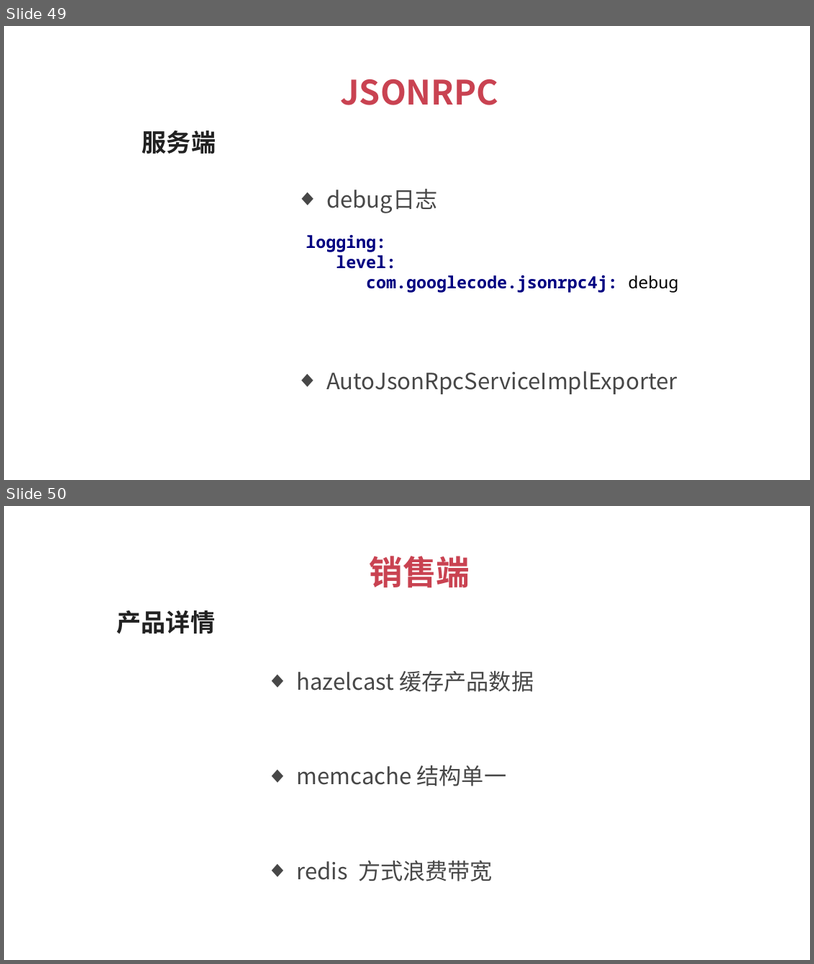
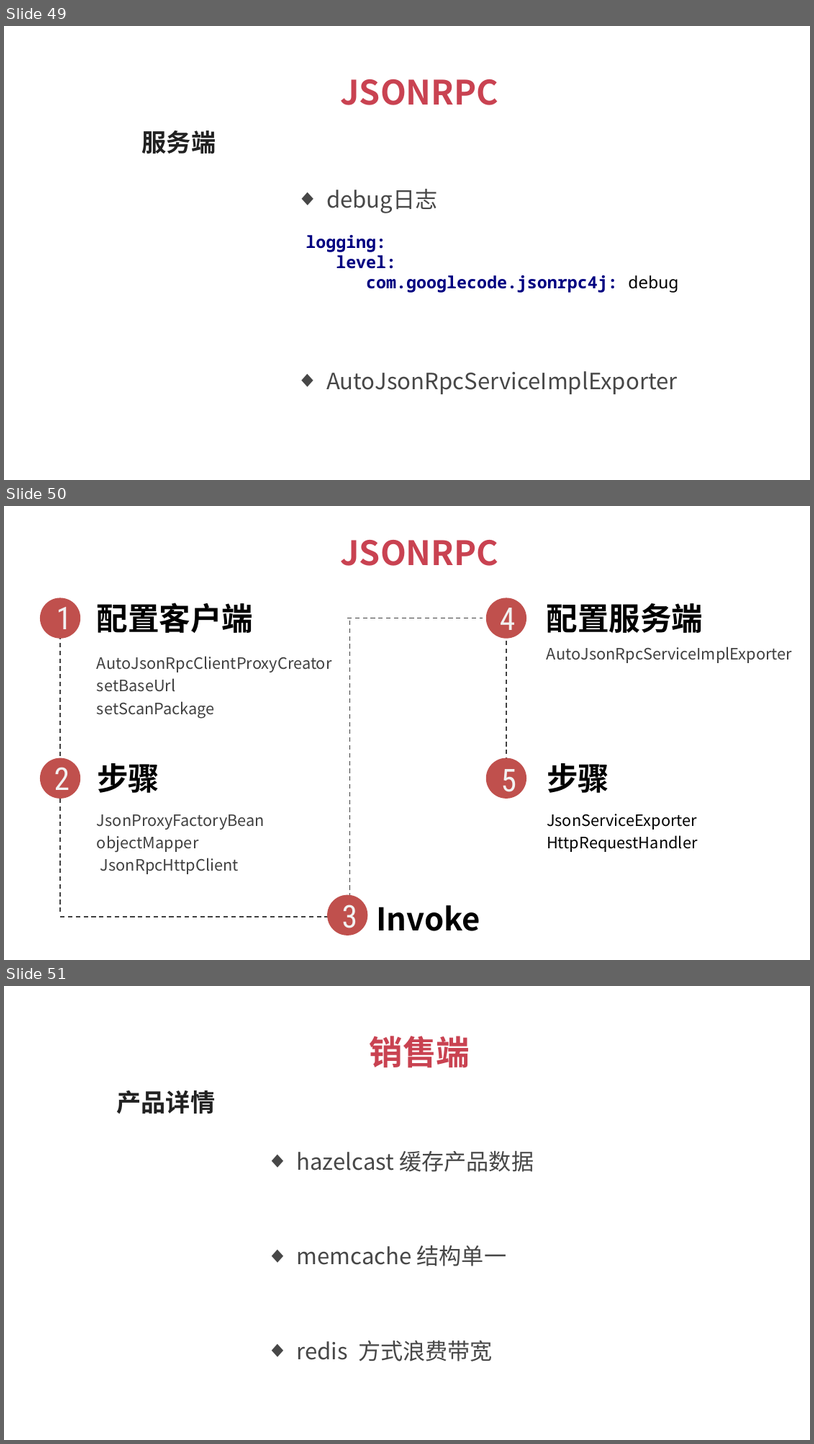
Before and after one commit to 1329555958/financial, a slide deck: 理财平台.pptx. Shown one above the other, each under a label of ours: slides 49 and 50 before the commit, slides 49, 50 and 51 after it. The pictures are 814x964 and 814x1444 pixels, drawn with LibreOffice and Linux fonts; fonts in the diff are those of the drawing. Boxes give left, top, right and bottom in pixels: in the first picture for what was removed or moved away, otherwise in the second. Text is boxed around its words. In the diff, an @@ line names an element or a change of style, - is before the commit and + after.

```diff
--- a/理财平台.pptx
+++ b/理财平台.pptx
@@ slide 50 added at bbox=[4, 506, 810, 960], background #FFFFFF @@
@@ text added at bbox=[340, 540, 499, 566], 30 pt, text #C94251, bold @@
+JSONRPC
@@ ellipse added at bbox=[40, 598, 80, 638], fill #C0504D @@
@@ text added at bbox=[57, 600, 72, 637], 28 pt, text #F2F2F2 @@
+1
@@ text added at bbox=[97, 602, 254, 633], 28 pt, text #000000, bold @@
+配置客户端
@@ ellipse added at bbox=[486, 598, 527, 638], fill #C0504D @@
@@ text added at bbox=[500, 608, 515, 638], 28 pt, text #F2F2F2 @@
+4
@@ text added at bbox=[547, 603, 704, 633], 28 pt, text #000000, bold @@
+配置服务端
@@ line added from (60, 635) to (60, 757), #404040 1 pt dashed @@
@@ line added from (347, 618) to (482, 618), #404040 1 pt dashed @@
@@ line added from (350, 620) to (350, 898), #404040 1 pt dashed @@
@@ text added at bbox=[97, 656, 332, 718], 14 pt, text #404040 @@
+AutoJsonRpcClientProxyCreator
+setBaseUrl
+setScanPackage
@@ line added from (507, 641) to (507, 757), #404040 1 pt dashed @@
@@ text added at bbox=[547, 646, 792, 663], 14 pt, text #404040 @@
+AutoJsonRpcServiceImplExporter
@@ ellipse added at bbox=[40, 757, 80, 798], fill #C0504D @@
@@ text added at bbox=[97, 763, 160, 793], 28 pt, text #000000, bold @@
+步骤
@@ ellipse added at bbox=[486, 757, 527, 798], fill #C0504D @@
@@ text added at bbox=[547, 763, 610, 793], 28 pt, text #000000, bold @@
+步骤
@@ text added at bbox=[54, 767, 70, 798], 28 pt, text #F2F2F2 @@
+2
@@ text added at bbox=[502, 769, 517, 799], 28 pt, text #F2F2F2 @@
+5
@@ line added from (60, 798) to (60, 914), #404040 1 pt dashed @@
@@ text added at bbox=[97, 814, 265, 874], 14 pt, text #404040 @@
+JsonProxyFactoryBean
+objectMapper
+JsonRpcHttpClient
@@ text added at bbox=[547, 813, 698, 852], 14 pt, text #000000 @@
+JsonServiceExporter
+HttpRequestHandler
@@ ellipse added at bbox=[327, 895, 368, 935], fill #C0504D @@
@@ text added at bbox=[342, 904, 358, 935], 28 pt, text #F2F2F2 @@
+3
@@ text added at bbox=[376, 905, 481, 931], 28 pt, text #000000, bold @@
+Invoke
@@ line added from (60, 916) to (328, 916), #404040 1 pt dashed @@
@@ what was slide 50 is now slide 51 @@
```
Also in this commit, not shown: 1 slide changed, 1 other file.
